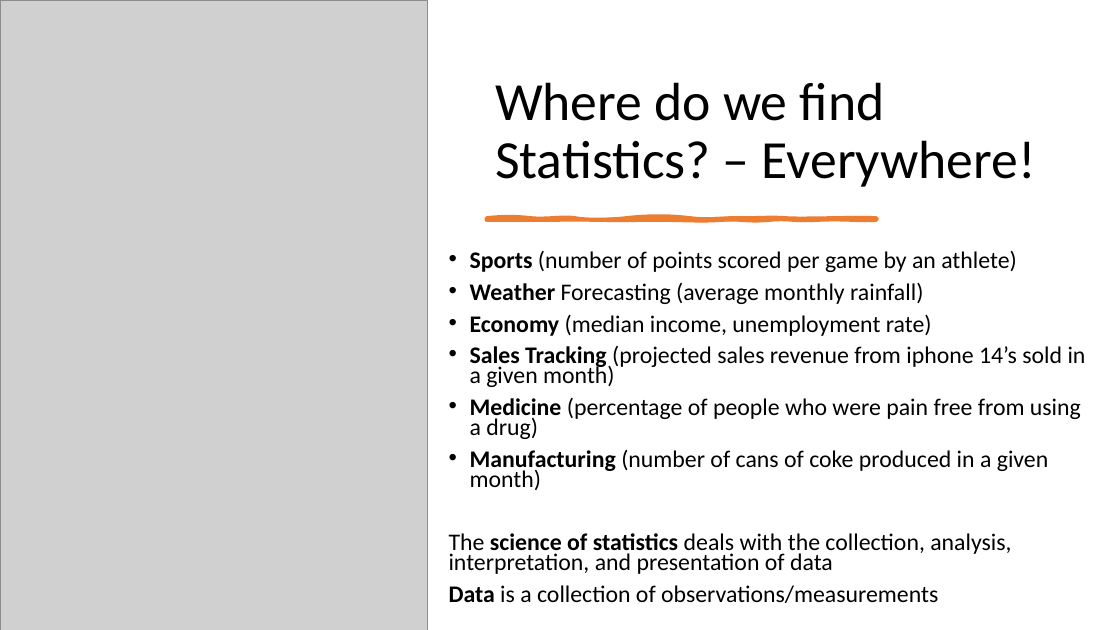
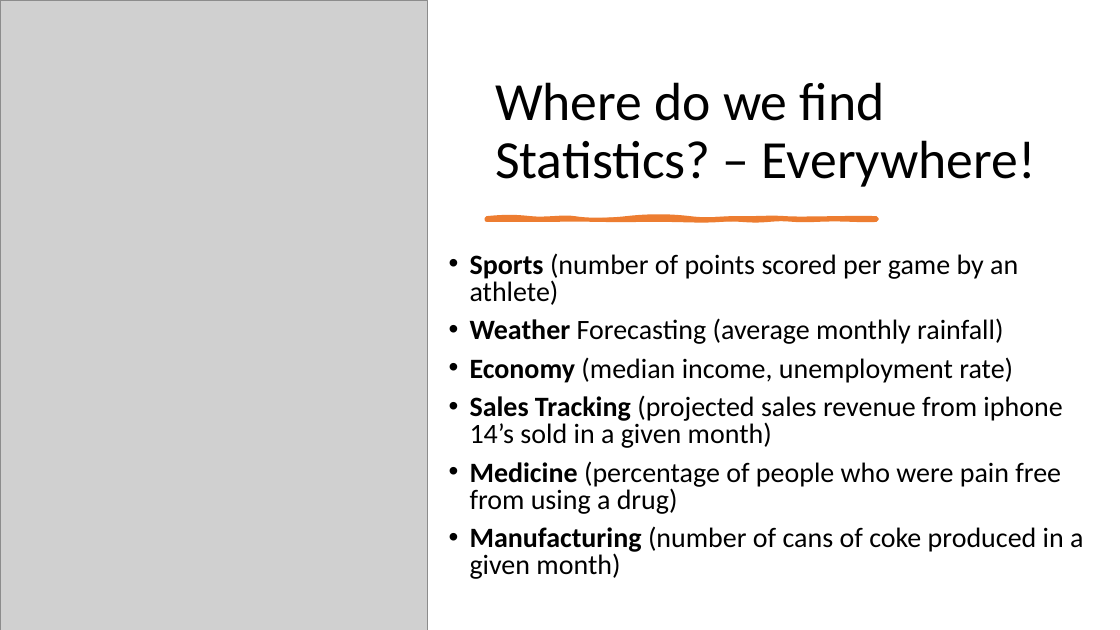
Before and after one commit to Jarred6068/Kvamme_UI_STAT251, a slide deck: slide 4 of docs/lecture_slides/Week 1/Week1_Lecture1_Slides_1_10_2024.pptx. Drawn at 1120x630 pixels with LibreOffice and Linux fonts; fonts in the diff are those of the drawing; grey boxes stand for pictures. Boxes give left, top, right and bottom in pixels: in the first picture for what was removed or moved away, otherwise in the second. Text is boxed around its words. In the diff, an @@ line names an element or a change of style, - is before the commit and + after.

```diff
--- a/docs/lecture_slides/Week 1/Week1_Lecture1_Slides_1_10_2024.pptx
+++ b/docs/lecture_slides/Week 1/Week1_Lecture1_Slides_1_10_2024.pptx
@@ text "Sports (number of points scored ..." at [470, 253, 1083, 579]: size 20.4 to 24 pt; line spacing 0.7 to 0.8 @@
@@ text at [449, 533, 1011, 603]: paragraphs removed @@
-The science of statistics deals with the collection, analysis, interpretation, and presentation of data
-Data is a collection of observations/measurements
```
Also in this commit, not shown: 4 other slides changed, 1 slide added, 37 other files.
